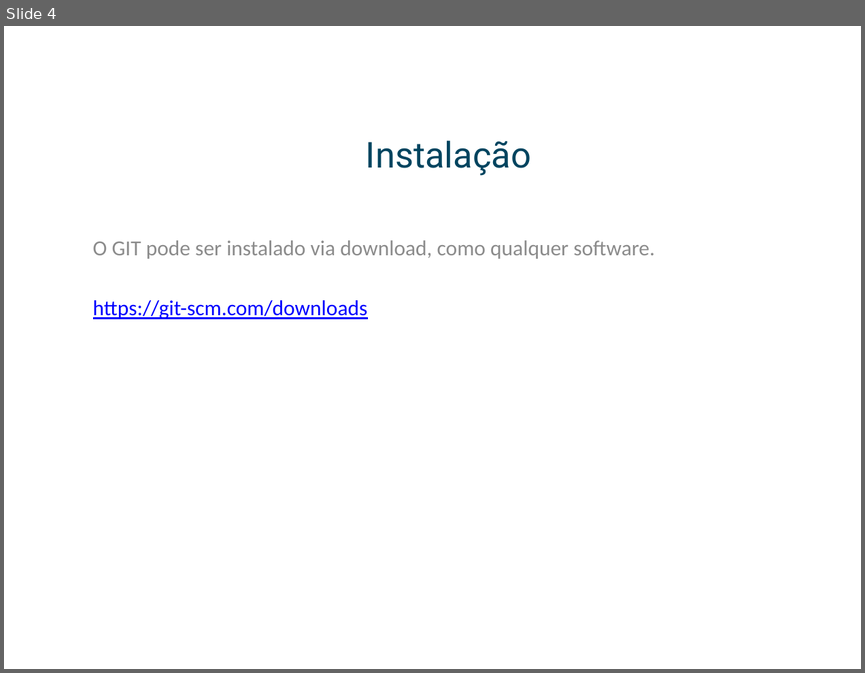
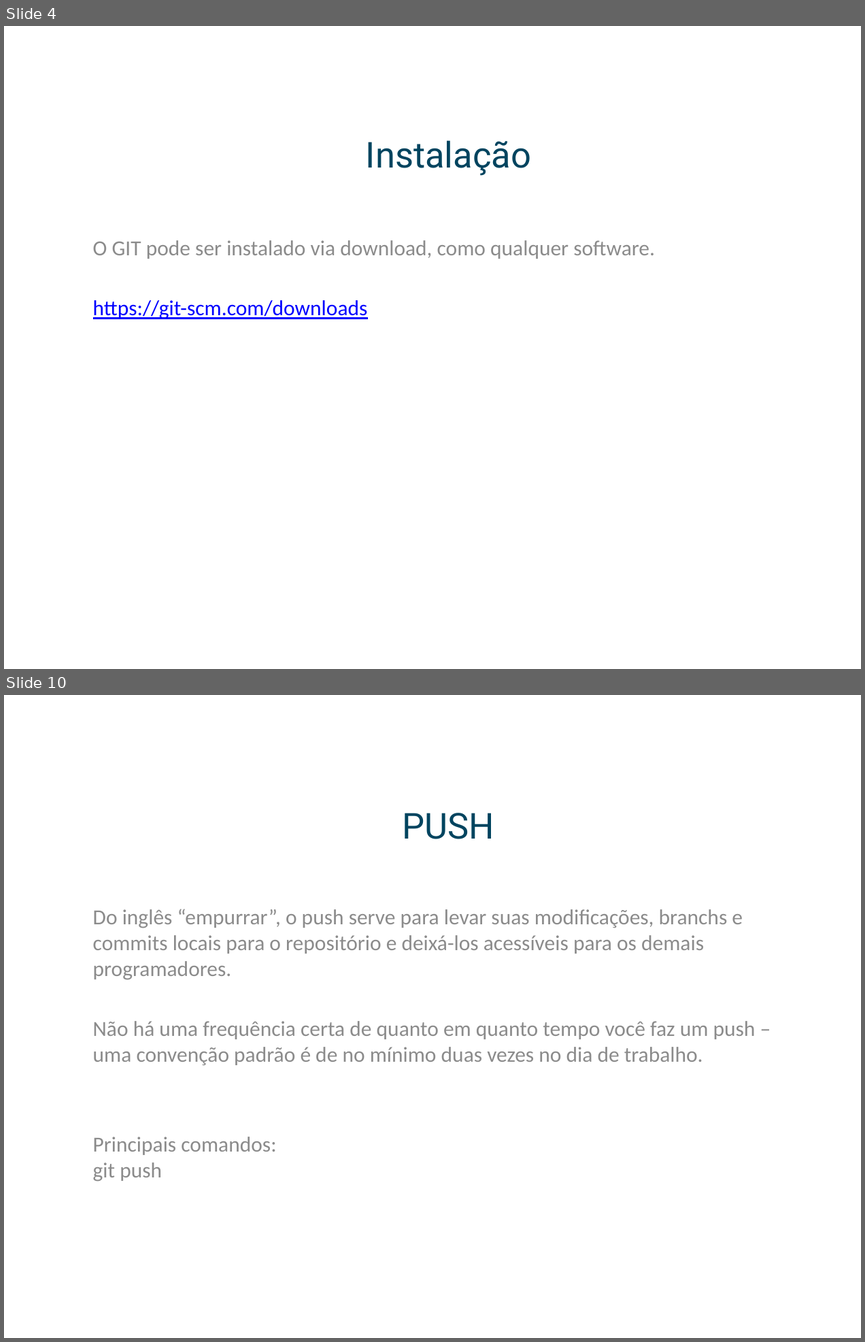
Before and after one commit to leafarcathal/gitws, a slide deck: Workshop.pptx. Shown one above the other, each under a label of ours: slide 4 before the commit, slides 4 and 10 after it; the slides between them are not shown. The pictures are 865x673 and 865x1342 pixels, drawn with LibreOffice and Linux fonts; fonts in the diff are those of the drawing; background and template pictures are left out. Boxes give left, top, right and bottom in pixels: in the first picture for what was removed or moved away, otherwise in the second. Text is boxed around its words. In the diff, an @@ line names an element or a change of style, - is before the commit and + after.

```diff
--- a/Workshop.pptx
+++ b/Workshop.pptx
@@ slide 10 added at (x1=4, y1=695, x2=861, y2=1338), background picture (left out) @@
@@ title added at (x1=402, y1=813, x2=495, y2=839), 30 pt, text #00445F @@
+PUSH
@@ subtitle added at (x1=93, y1=909, x2=755, y2=1181), 18 pt, text #8C8C8C @@
+Do inglês “empurrar”, o push serve para levar suas modificações, branchs e commits locais para o repositório e deixá-los acessíveis para os demais programadores.
+Não há uma frequência certa de quanto em quanto tempo você faz um push – uma convenção padrão é de no mínimo duas vezes no dia de trabalho.
+Principais comandos:
+git push
```
Also in this commit, not shown: 2 slides changed, 8 other slides added, 1 slide removed.
